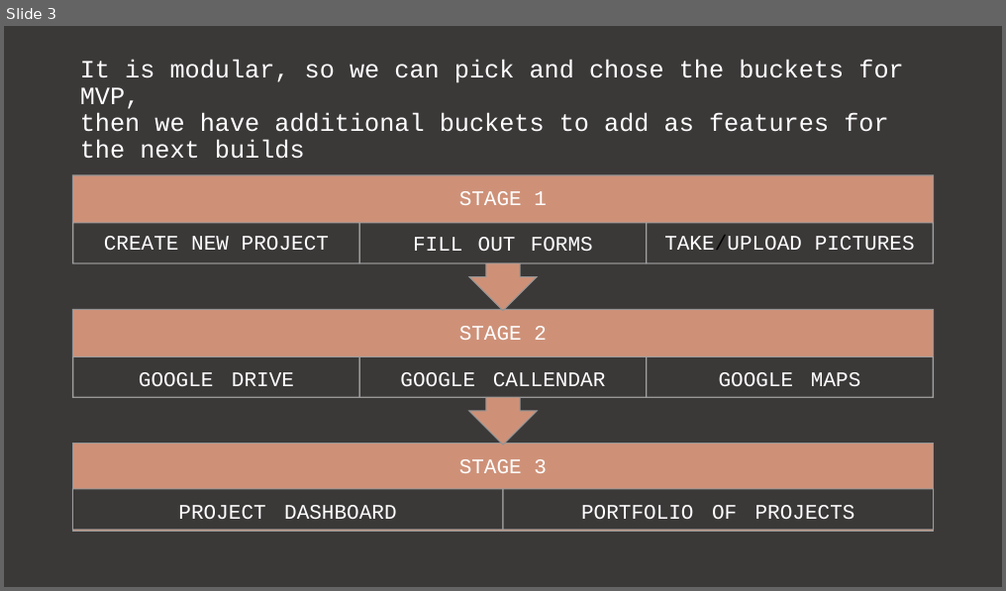
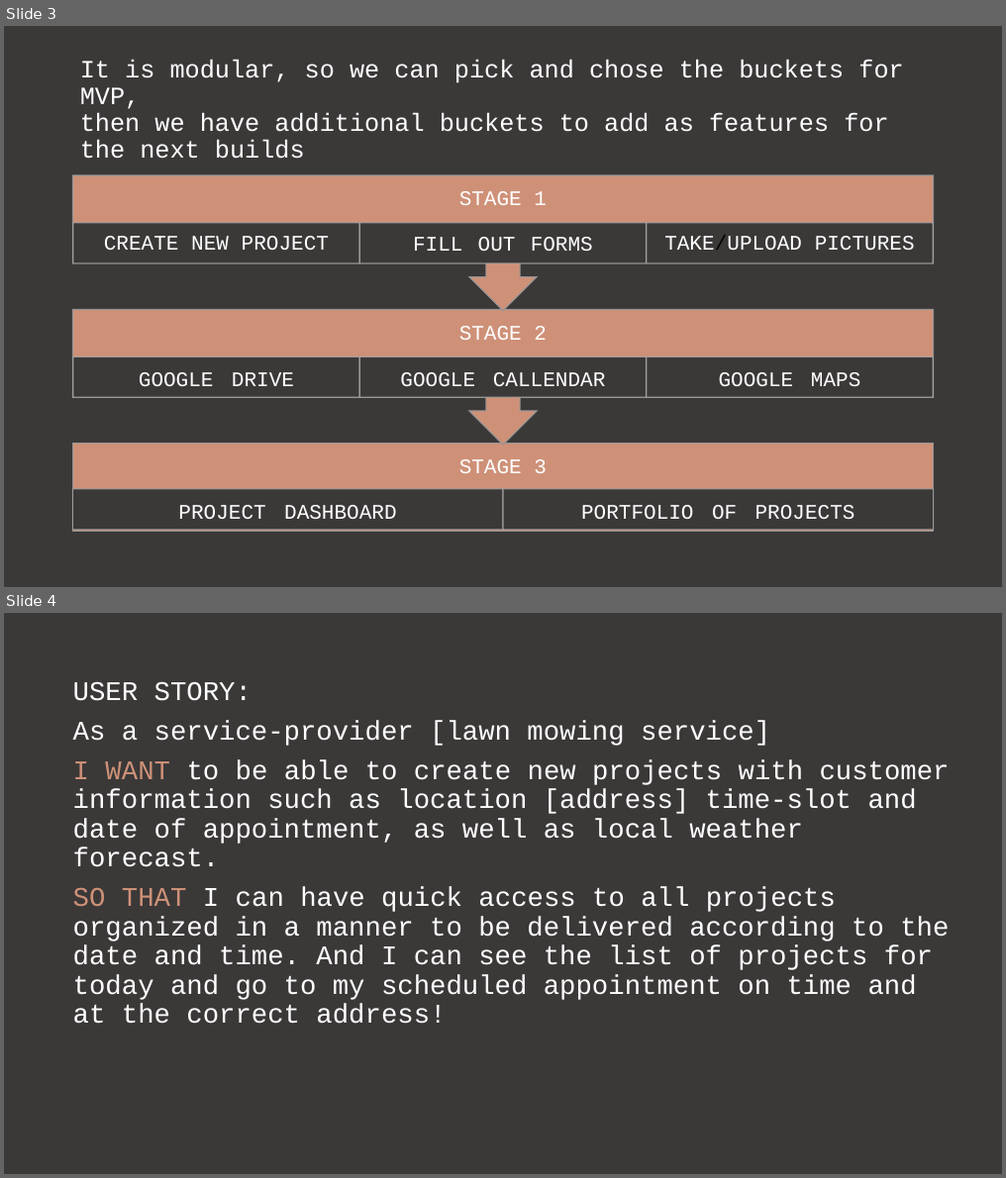
Before and after one commit to dinozio-design/CRM-lite, a slide deck: presentation/CRM - LITE.pptx. Shown one above the other, each under a label of ours: slide 3 before the commit, slides 3 and 4 after it. The pictures are 1006x591 and 1006x1178 pixels, drawn with LibreOffice and Linux fonts; fonts in the diff are those of the drawing. Boxes give left, top, right and bottom in pixels: in the first picture for what was removed or moved away, otherwise in the second. Text is boxed around its words. In the diff, an @@ line names an element or a change of style, - is before the commit and + after.

```diff
--- a/presentation/CRM - LITE.pptx
+++ b/presentation/CRM - LITE.pptx
@@ slide 4 added at (x1=4, y1=613, x2=1002, y2=1174), background #3B3838 @@
@@ text added at (x1=73, y1=681, x2=949, y2=1024), 26 pt, text #FFFFFF @@
+USER STORY:
+As a service-provider [lawn mowing service]
+I WANT to be able to create new projects with customer information such as location [address] time-slot and date of appointment, as well as local weather forecast.
+SO THAT I can have quick access to all projects organized in a manner to be delivered according to the date and time. And I can see the list of projects for today and go to my scheduled appointment on time and at the correct address!
```
Also in this commit, not shown: 3 other slides added, 1 other file.
